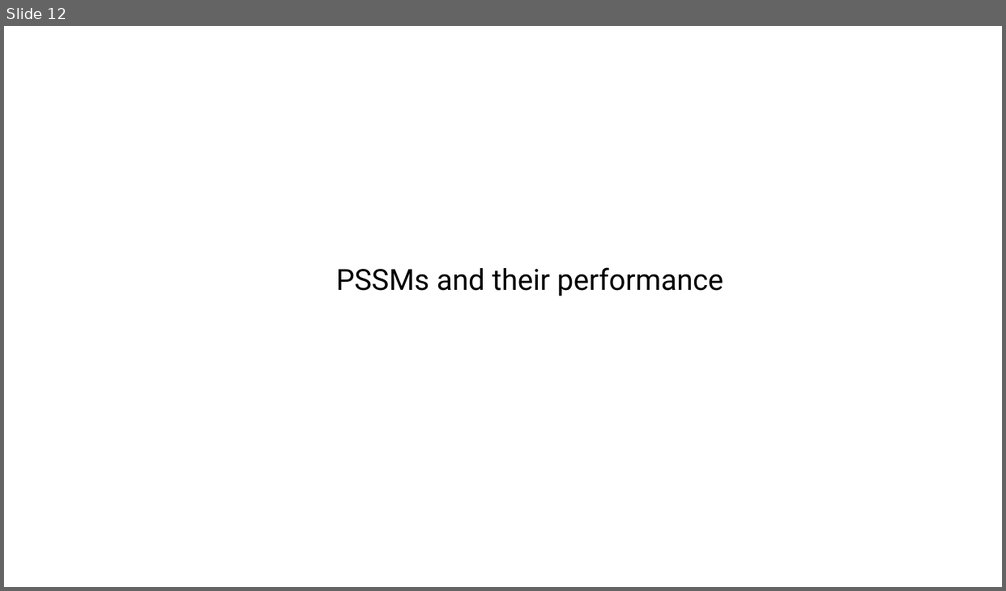
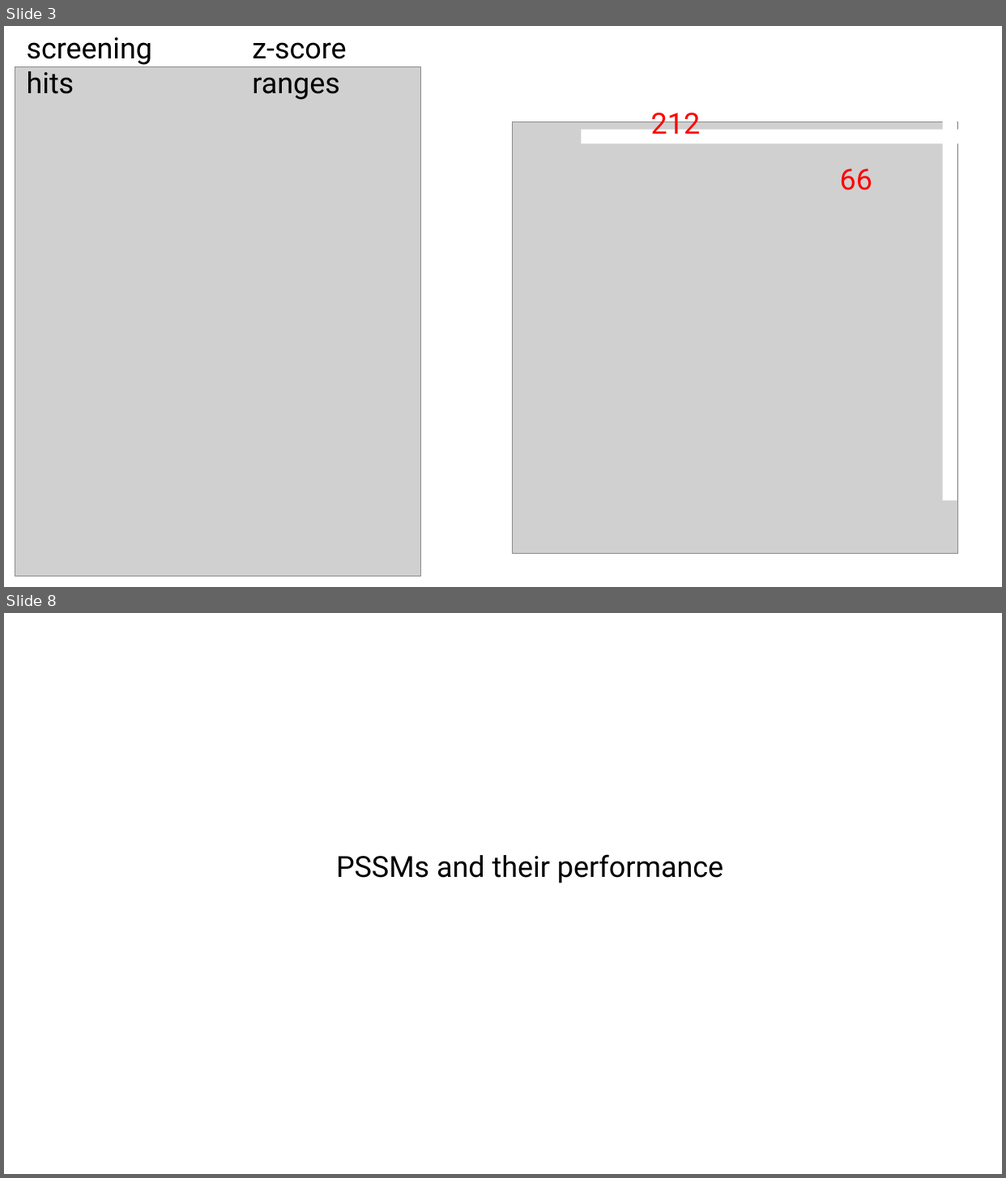
Before and after one commit to jacksonh1/lir_screen_pssm, a slide deck: reports/results-ongoing.pptx. Shown one above the other, each under a label of ours: slide 12 before the commit, slides 3 and 8 after it; the slides between them are not shown. The pictures are 1006x591 and 1006x1178 pixels, drawn with LibreOffice and Linux fonts; fonts in the diff are those of the drawing; grey boxes stand for pictures. Boxes give left, top, right and bottom in pixels: in the first picture for what was removed or moved away, otherwise in the second. Text is boxed around its words. In the diff, an @@ line names an element or a change of style, - is before the commit and + after.

```diff
--- a/reports/results-ongoing.pptx
+++ b/reports/results-ongoing.pptx
@@ slide 3 added at box(4, 26, 1002, 587), background #FFFFFF @@
@@ text added at box(27, 37, 153, 94), 28 pt, text #000000 @@
+screening hits
@@ text added at box(252, 42, 346, 100), 28 pt, text #000000 @@
+z-score ranges
@@ picture added at box(15, 66, 420, 576) @@
@@ picture added at box(513, 122, 957, 554) @@
@@ text added at box(651, 113, 701, 134), 28 pt, text #FF0000 @@
+212
@@ rectangle added at box(943, 121, 957, 501), fill #FFFFFF @@
@@ rectangle added at box(582, 130, 961, 143), fill #FFFFFF @@
@@ text added at box(840, 169, 872, 190), 28 pt, text #FF0000 @@
+66
@@ what was slide 12 is now slide 8 @@
```
Also in this commit, not shown: 5 slides changed, 3 other slides added, 11 slides removed, 3 other files.
